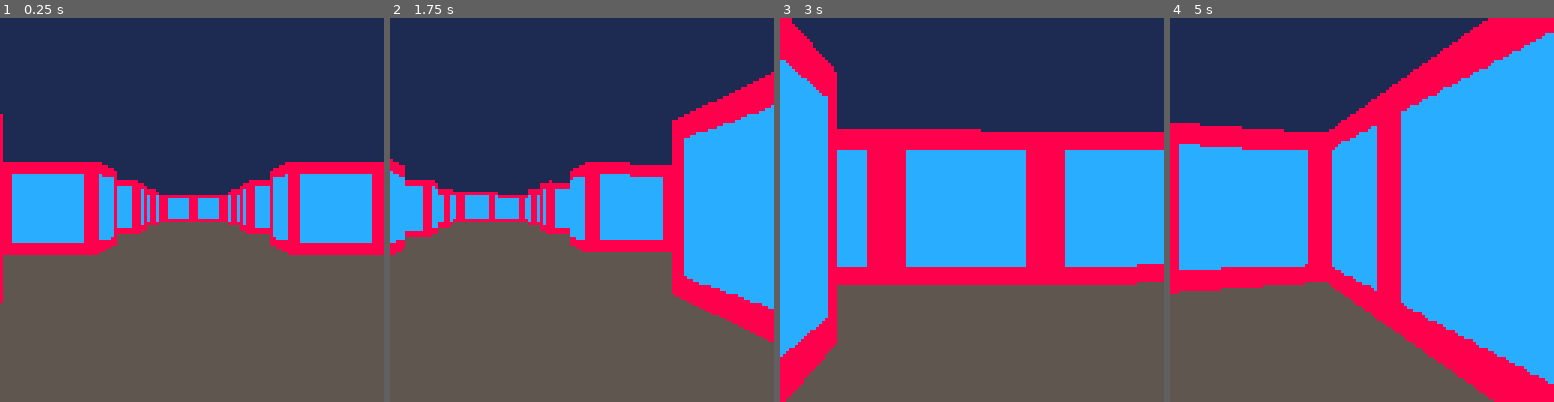
Above: before the commit, frames 1-4 (left to right).
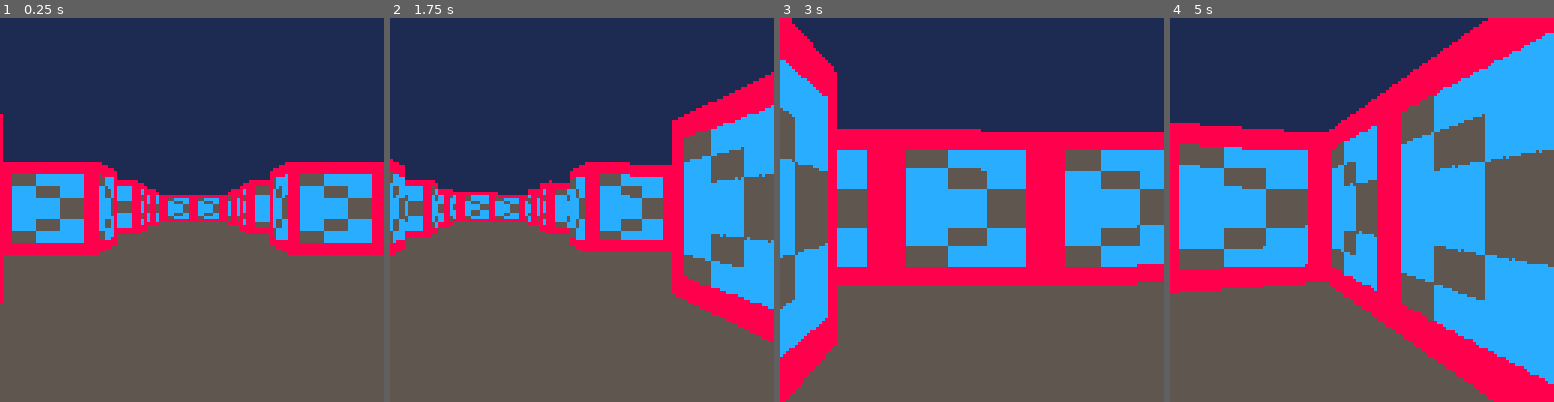
Above: after the commit, the same moments.

Repository: CSBatchelor/Pico-8-3D-Test
Game: PICO-8 cartridge build/pico-8-3d-test.p8
Same seed, same stepped clock (60 frames per second), same inputs: the game is played once before the commit and once after it.
Inputs:
- Up to frame 1 (0.25 s): no input
- Up to frame 2 (1.75 s): hold Right from 1.6 s (still down)
- Up to frame 3 (3 s): release Right at 2.1 s; hold Up 2.15-2.42 s; hold Right from 2.47 s (still down)
- Up to frame 4 (5 s): release Right at 3.03 s; hold Left 3.08-3.58 s; hold Down 3.63-3.97 s; hold Right 4.02-4.68 s; hold Up from 4.73 s (still down)

The runs differ from the first frame. In frame 1, 3.3% of the frame differs, in the area x 3-97%, y 40-59%; in frame 2, 5.6%; in frame 3, 9.3%; in frame 4, 14%, in the area x 2-100%, y 20-79%.

Commit message:
Fix mirrored textures

Diff:
--- a/build/pico-8-3d-test.p8
+++ b/build/pico-8-3d-test.p8
@@ -175,8 +175,14 @@
             drawStart = -linHeight / 2 + 64
             if side == 0 then
                 wallX = (owningEntity.posY + perpWallDist * dirY)
+                if dirX < 0 then
+                    wallX = 8 - wallX
+                end
             else
-                wallX = (owningEntity.posX + perpWallDist * dirX)
+                wallX = 8 - (owningEntity.posX + perpWallDist * dirX)
+                if dirY < 0 then
+                    wallX = 8 - wallX
+                end
             end
 
             wallX -= flr(wallX)
--- a/src/ray.lua
+++ b/src/ray.lua
@@ -30,8 +30,14 @@
             drawStart = -linHeight / 2 + 64
             if side == 0 then
                 wallX = (owningEntity.posY + perpWallDist * dirY)
+                if dirX < 0 then
+                    wallX = 8 - wallX
+                end
             else
-                wallX = (owningEntity.posX + perpWallDist * dirX)
+                wallX = 8 - (owningEntity.posX + perpWallDist * dirX)
+                if dirY < 0 then
+                    wallX = 8 - wallX
+                end
             end
 
             wallX -= flr(wallX)
Not shown, changed: 30 lines of the sprite sheet (__gfx__) section of build/pico-8-3d-test.p8
